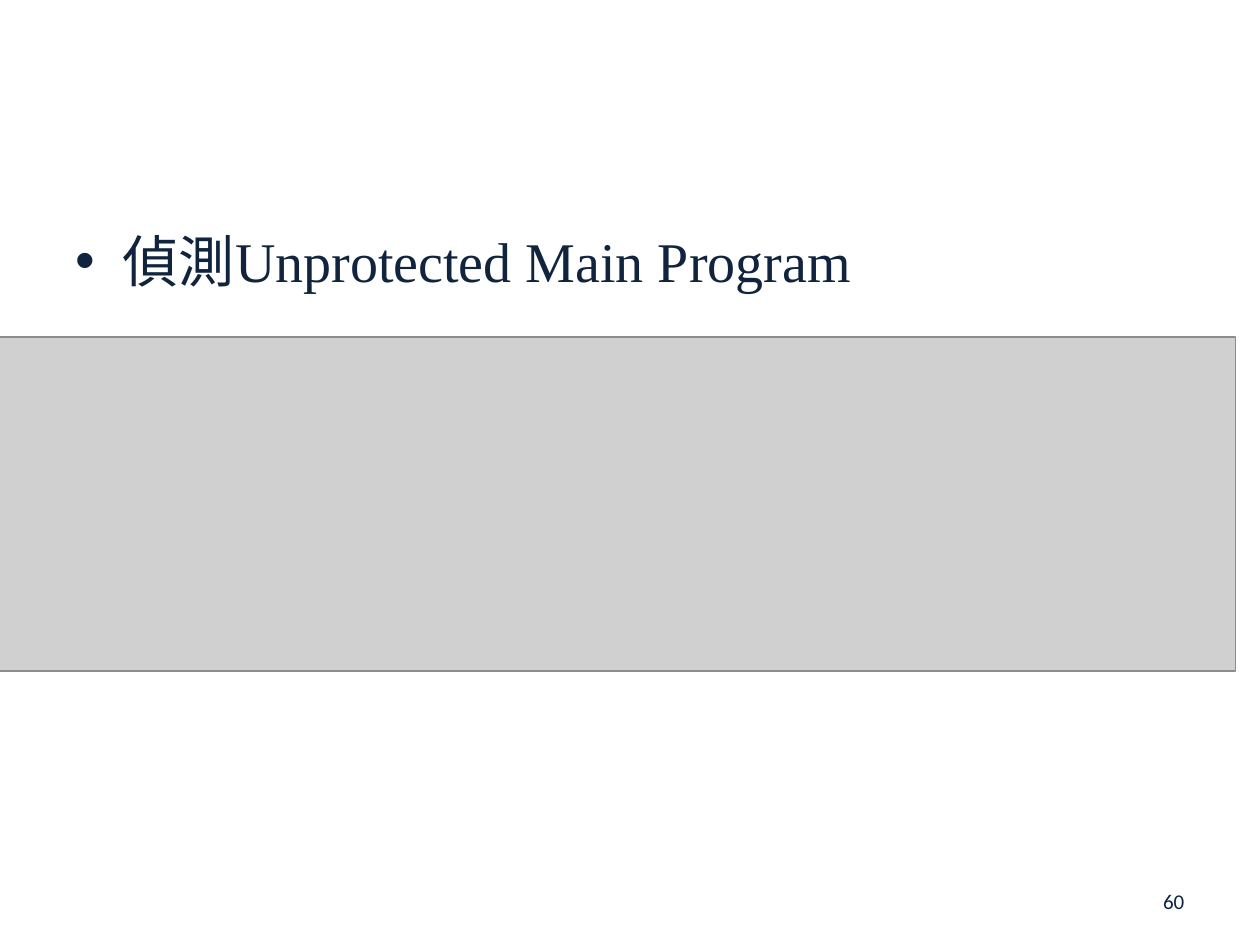
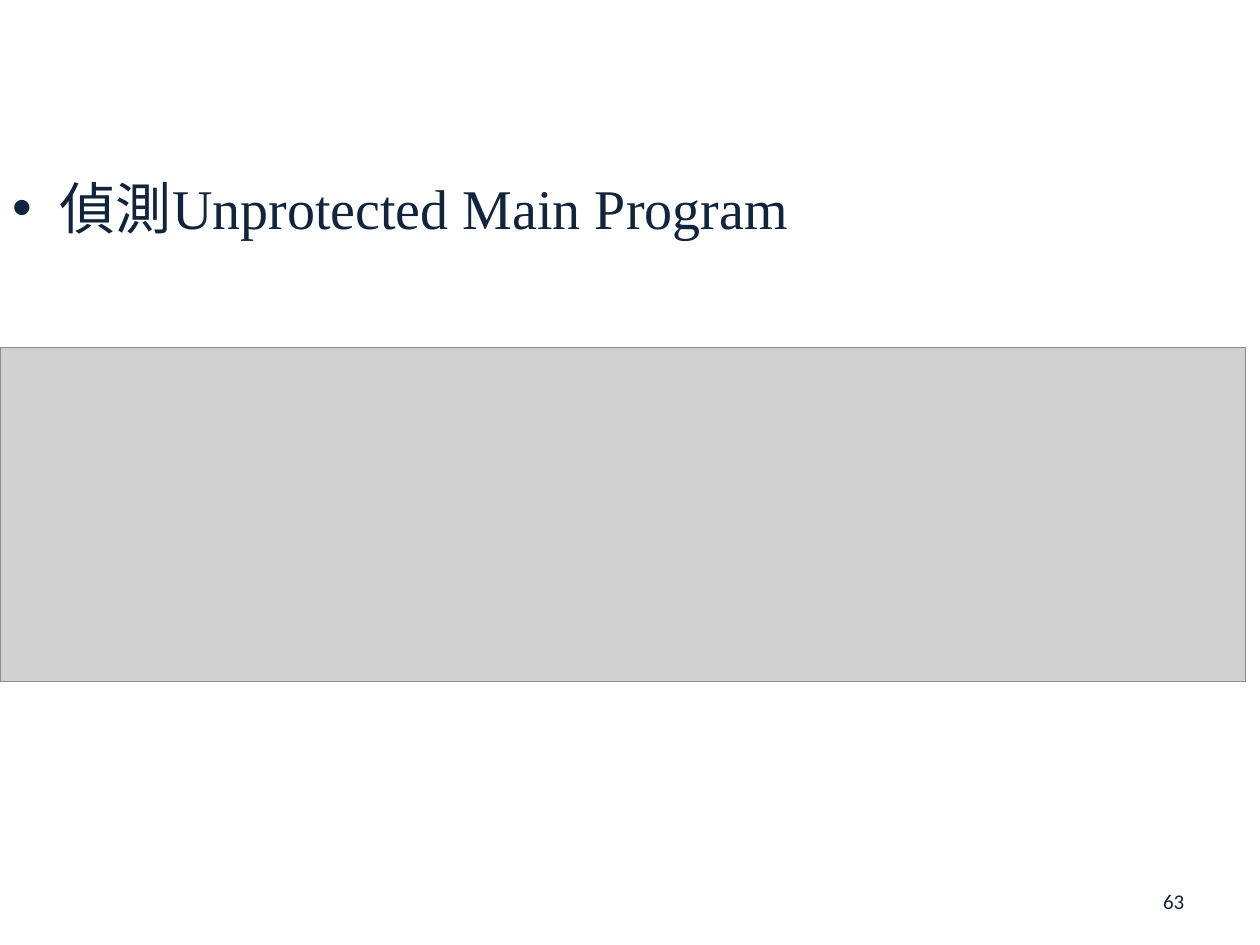
Before and after one commit to s7130457/thesis, a slide deck: slide 63 of 楊雅雯-口試投影片.pptx (slide 60 before the commit). Drawn at 1260x945 pixels with LibreOffice and Linux fonts; fonts in the diff are those of the drawing; grey boxes stand for pictures; background and template pictures are left out. Boxes give left, top, right and bottom in pixels: in the first picture for what was removed or moved away, otherwise in the second. Text is boxed around its words. In the diff, an @@ line names an element or a change of style, - is before the commit and + after.

```diff
--- a/楊雅雯-口試投影片.pptx
+++ b/楊雅雯-口試投影片.pptx
@@ text "偵測Unprotected Main Program": place and size @@
-text "偵測Unprotected Main Program" at bbox=[123, 235, 851, 294]
+text "偵測Unprotected Main Program" at bbox=[60, 182, 788, 241]
@@ picture: place and size @@
-picture at bbox=[0, 338, 1235, 672]
+picture at bbox=[0, 348, 1245, 682]
@@ page number at bbox=[1163, 894, 1184, 909]: text changed @@
-60
+63
```
Also in this commit, not shown: 22 other slides changed, 5 slides added, 3 other files.
